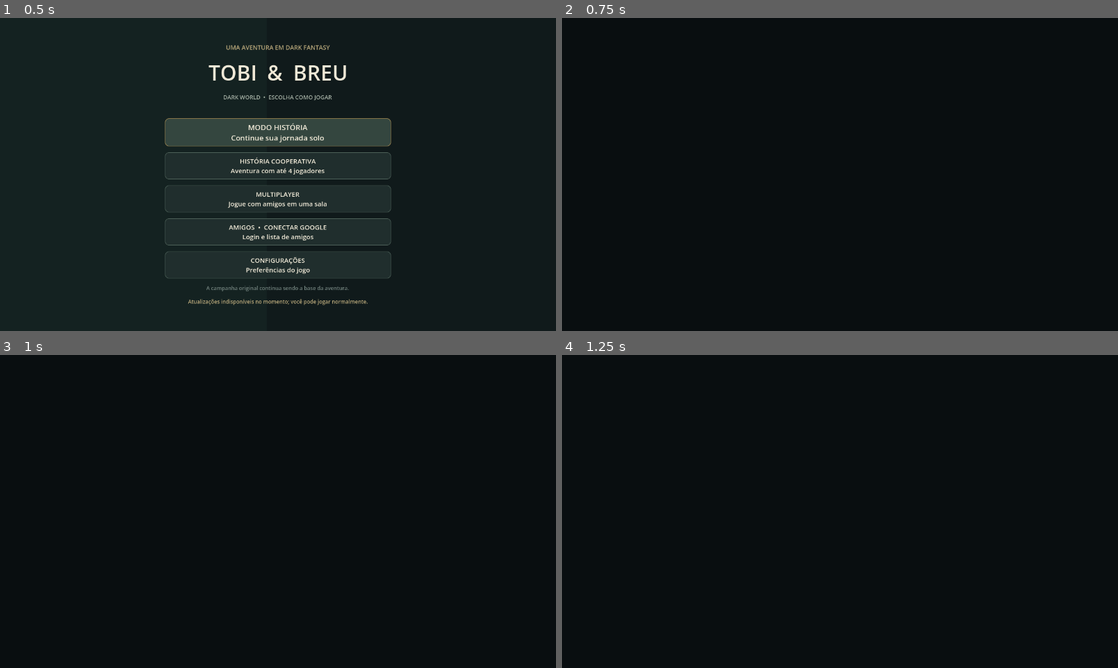
Above: before the commit, frames 1-4 (two rows, left to right).
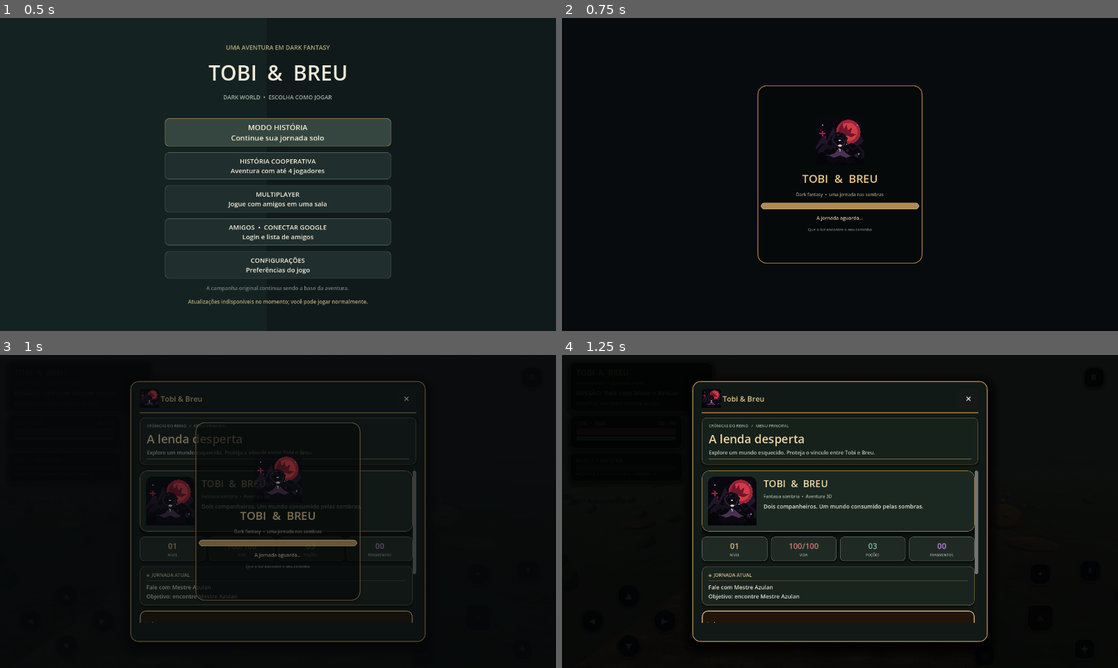
Above: after the commit, the same moments.

Repository: REALMLIFE-design/dark-fantasia-tobi-e-breu-
Game: Godot game, scene res://scenes/update_bootstrap.tscn
Two runs of this game, one before a commit and one after it. Both use one fixed random seed, a clock stepped at 60 frames per second and the inputs below.
Inputs:
- Up to frame 1 (0.5 s): no input
- Up to frame 2 (0.75 s): click "MODO HISTÓRIA Continue sua jo…" at 0.5 s
- Up to frame 3 (1 s): no input
- Up to frame 4 (1.25 s): no input

Frame 1 is identical in both runs. In frame 2, 1.8% of the frame differs, in the area x 35-65%, y 21-79%; in frame 3, 4.8%; in frame 4, 16%, in the area x 23-77%, y 8-92%.
Error before the commit: Parse Error: Expected statement, found "Indent" instead. (res://scripts/world.gd:1332)

Commit message:
Fix indentation in stag guardian geometry script

Diff:
--- a/scripts/world.gd
+++ b/scripts/world.gd
@@ -1329,7 +1329,7 @@
 		crack.rotation.z = -0.35 if crack_index % 2 == 0 else 0.42
 		crack.material_override = eye_material
 	var neck_collar := _sphere(guardian, "StagAncientCollar", Vector3(0.0, 2.17, 0.58), 0.34, Color("887553"), 0.11)
-		neck_collar.scale = Vector3(1.08, 0.48, 0.88)
+	neck_collar.scale = Vector3(1.08, 0.48, 0.88)
 	var collar_gem := _sphere(guardian, "StagCollarGem", Vector3(0.0, 2.18, 0.91), 0.09, Color("a1ead6"), 0.16)
 	collar_gem.material_override = eye_material
 
